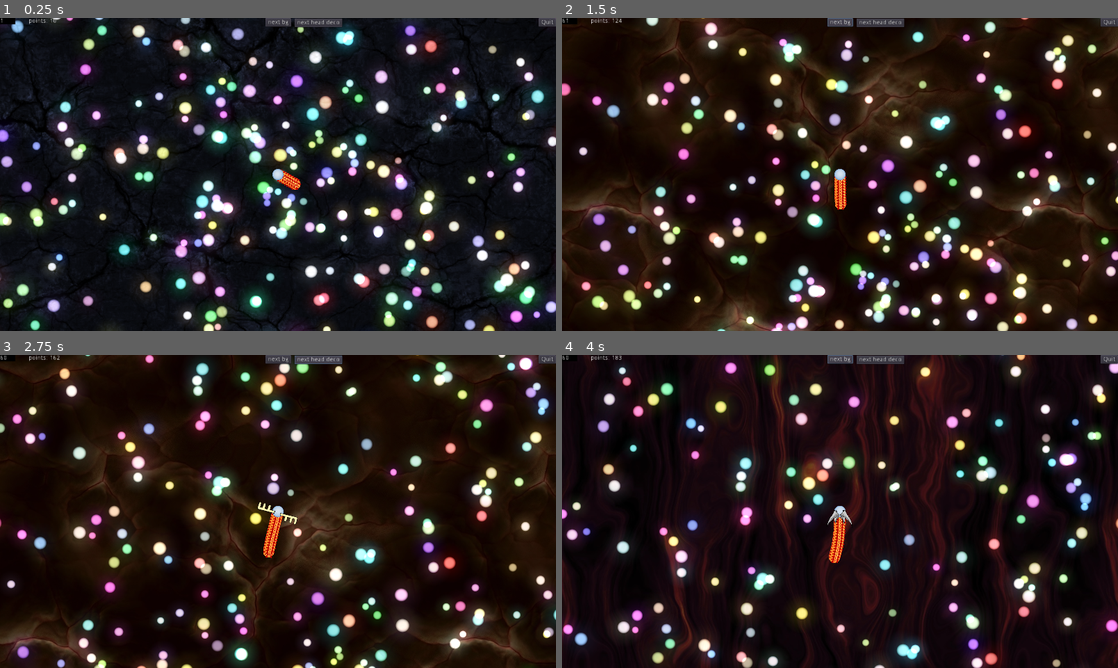
Above: before the commit, frames 1-4 (two rows, left to right).
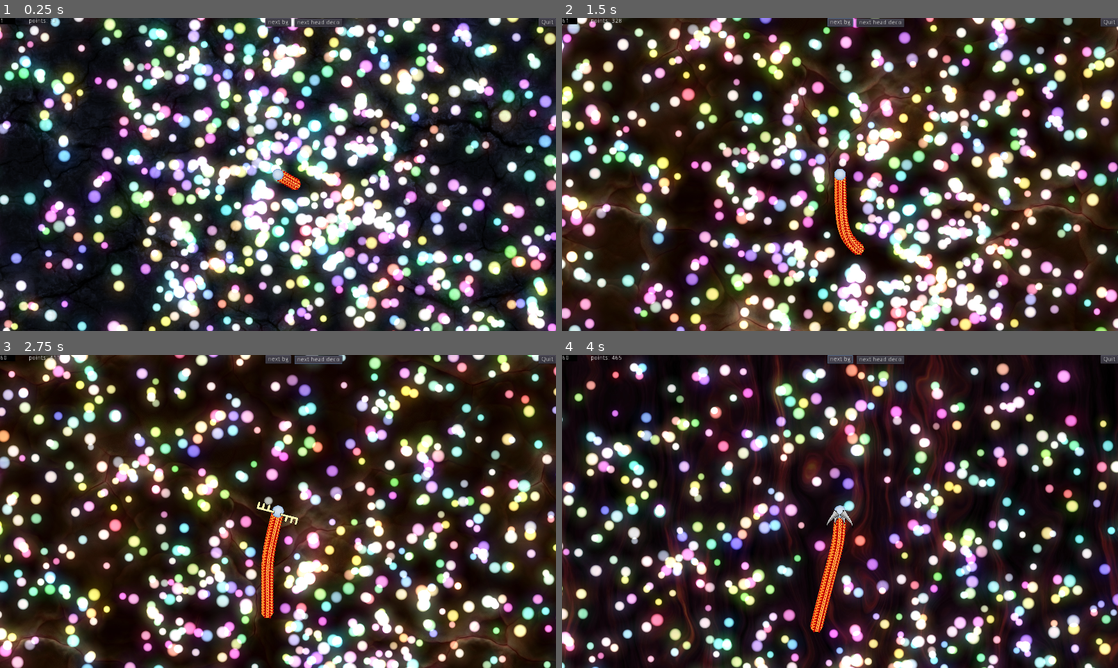
Above: after the commit, the same moments.

Repository: PostPollux/wriggly-worms
Game: Godot game, scene res://game.tscn
Two runs of this game, one before a commit and one after it. Both use one fixed random seed, a clock stepped at 60 frames per second and the inputs below. The engine's default icon, where the game draws it, is replaced by a stand-in: a white triangle on a blue panel in a dark square.
Inputs:
- Up to frame 1 (0.25 s): no input
- Up to frame 2 (1.5 s): click "next bg" at 0.5 s; click "next bg" at 1.25 s
- Up to frame 3 (2.75 s): click "next head deco" at 2 s
- Up to frame 4 (4 s): click "next head deco" at 2.75 s; click "next bg" at 3.5 s

The runs differ from the first frame. In frame 1, 62% of the frame differs, in the area x 0-100%, y 0-100%; in frame 2, 57%; in frame 3, 52%; in frame 4, 45%.

Commit message:
some refactor + prepare worm for config

Diff:
--- a/Debug/DebugOverlay.gd
+++ b/Debug/DebugOverlay.gd
@@ -26,4 +26,4 @@
 
 
 func _on_Button3_pressed() -> void:
-	GameManager.Game.get_node("Worm/ActiveHead/Sprite/DecoSwitcher").activate_next()
+	GameManager.Game.get_node("Worm/Head/Sprite/DecoSwitcher").activate_next()
--- a/Map/Map.gd
+++ b/Map/Map.gd
@@ -6,23 +6,32 @@
 
 ### ONREADY VARIABLES
 onready var MapSwitcher = $MapSwitcher
+onready var AllFood : Node2D = $"AllFood"
 
 ### EXPORTED VARIABLES
 
 ### VARIABLES
-
-var food_start_amount = 2000
-var map_size : int = 5000
+var map_size : int = 2000
 
 
 
 
 # Called when the node enters the scene tree for the first time.
 func _ready() -> void:
+	generate_initial_food(2000)
+
+
+
+func next_background() -> void:
+	MapSwitcher.activate_next()
+
+
+
+func generate_initial_food(amount) -> void:
 
 	var iterator : int = 0
 
-	for i in range(0, food_start_amount):
+	for i in range(0, amount):
 
 		if iterator == 0:
 			add_food_at_random_position_radial_simple()
@@ -30,11 +39,6 @@
 			add_food_at_random_position_square()
 
 		iterator = (iterator + 1) % 2
-
-
-func next_background() -> void:
-	MapSwitcher.activate_next()
-
 
 
 # Distribution is not even. There will be more food in the middle then on the periphery
@@ -46,7 +50,7 @@
 
 	Food.position = self.position + random_direction_vector * (randf() * (map_size / 2))
 
-	self.add_child(Food)
+	AllFood.add_child(Food)
 
 
 # Even distribution in a square
@@ -59,6 +63,7 @@
 	self.add_child(Food)
 
 
-# Called every frame. 'delta' is the elapsed time since the previous frame.
-#func _process(delta: float) -> void:
-#	pass
+
+func remove_all_food() -> void:
+	for child in AllFood.get_children():
+		child.queue_free()
--- a/Map/Map.tscn
+++ b/Map/Map.tscn
@@ -79,3 +79,5 @@
 normal_map = ExtResource( 11 )
 region_enabled = true
 region_rect = Rect2( 0, 0, 30000, 30000 )
+
+[node name="AllFood" type="Node2D" parent="."]
--- a/Worms/ActiveHead.gd
+++ /dev/null
@@ -1,53 +0,0 @@
-extends Node2D
-
-var Worm : Node2D
-
-var current_speed : float = 0
-var default_speed : float = 3
-var turbo_speed : float = 9
-var acceleration : float = 0.2
-var default_worm_flexibility : float = 5
-var last_movement_vector : Vector2
-var desired_movement_vector : Vector2
-
-onready var camera : Camera2D = $"Camera2D"
-
-signal update_next_segment
-
-
-# Called when the node enters the scene tree for the first time.
-func _ready() -> void:
-	Worm = get_parent()
-	current_speed = default_speed
-	pass # Replace with function body.
-
-
-
-func _process(delta: float) -> void:
-
-	if is_instance_valid(Worm):
-
-		self.scale = Vector2(Worm.current_scale, Worm.current_scale)
-		var cam_zoom : float = 1 + (Worm.current_scale - 1) * 0.2
-		camera.zoom = Vector2(cam_zoom, cam_zoom)
-
-		if Input.is_action_pressed("turbo"):
-			current_speed = min(current_speed + acceleration, turbo_speed)
-		else:
-			current_speed = max(current_speed - acceleration, default_speed)
-
-
-		desired_movement_vector = (get_global_mouse_position() - self.position ).normalized()
-
-		var calculated_movement_vector : Vector2 = (last_movement_vector + ((default_worm_flexibility / Worm.current_scale *2) * 0.01  ) * desired_movement_vector).normalized()
-
-		last_movement_vector = calculated_movement_vector
-
-		self.look_at(self.position + calculated_movement_vector)
-		self.position += calculated_movement_vector * current_speed
-
-		emit_signal("update_next_segment", last_movement_vector * -1)
-
-
-func _on_Area2D_area_entered(area: Area2D) -> void:
-	area.get_parent().connect("just_eaten", get_parent(), "eat_points")
--- /dev/null
+++ b/Worms/Head.gd
@@ -0,0 +1,82 @@
+extends Node2D
+
+var Worm : Node2D
+
+var current_speed : float = 0
+var last_movement_vector : Vector2
+var desired_movement_vector : Vector2
+
+var config_time : float = 0.0
+
+
+
+onready var camera : Camera2D = $"Camera2D"
+
+signal update_next_segment
+
+
+# Called when the node enters the scene tree for the first time.
+func _ready() -> void:
+	Worm = get_parent()
+	current_speed = Worm.default_speed
+	camera.offset = Worm.camera_offset
+
+
+
+func _process(delta: float) -> void:
+
+	if is_instance_valid(Worm):
+
+		match Worm.control_mode:
+
+			# controlled by you
+			"player":
+
+				self.scale = Vector2(Worm.current_scale, Worm.current_scale)
+				var cam_zoom : float = 1 + (Worm.current_scale - 1) * 0.2
+				camera.zoom = Vector2(cam_zoom, cam_zoom)
+
+				if Input.is_action_pressed("turbo"):
+					current_speed = min(current_speed + Worm.acceleration, Worm.turbo_speed)
+				else:
+					current_speed = max(current_speed - Worm.acceleration, Worm.default_speed)
+
+
+				desired_movement_vector = (get_global_mouse_position() - self.position ).normalized()
+
+				var calculated_movement_vector : Vector2 = (last_movement_vector + ((Worm.default_worm_flexibility / Worm.current_scale *2) * 0.01  ) * desired_movement_vector).normalized()
+
+				last_movement_vector = calculated_movement_vector
+
+				self.look_at(self.position + calculated_movement_vector)
+				self.position += calculated_movement_vector * current_speed
+
+				emit_signal("update_next_segment", last_movement_vector * -1)
+
+
+			# the movement the worm makes in the config menu
+			"config":
+				config_time += delta
+				self.scale = Vector2(Worm.current_scale, Worm.current_scale)
+				var cam_zoom : float = 1 + (Worm.current_scale - 1) * 0.2
+				camera.zoom = Vector2(cam_zoom, cam_zoom)
+
+				current_speed = max(current_speed - Worm.acceleration, Worm.default_speed)
+
+
+				desired_movement_vector = (Vector2 (10, sin(config_time * 2) * 4)).normalized()
+
+				var calculated_movement_vector : Vector2 = (last_movement_vector + ((Worm.default_worm_flexibility / Worm.current_scale *2) * 0.01  ) * desired_movement_vector).normalized()
+
+				last_movement_vector = calculated_movement_vector
+
+				self.look_at(self.position + calculated_movement_vector)
+				self.position += calculated_movement_vector * current_speed
+
+				emit_signal("update_next_segment", last_movement_vector * -1)
+
+
+
+
+func _on_Area2D_area_entered(area: Area2D) -> void:
+	area.get_parent().connect("just_eaten", get_parent(), "eat_points")
--- a/Worms/ActiveHead.tscn
+++ b/Worms/Head.tscn
@@ -1,17 +1,18 @@
-[gd_scene load_steps=8 format=2]
+[gd_scene load_steps=9 format=2]
 
-[ext_resource path="res://Worms/ActiveHead.gd" type="Script" id=1]
+[ext_resource path="res://Worms/Head.gd" type="Script" id=1]
 [ext_resource path="res://Worms/SegmentTextures/segment_light_blue_256.png" type="Texture" id=2]
 [ext_resource path="res://soft-point-light.png" type="Texture" id=3]
 [ext_resource path="res://NodeSwitcher2D.tscn" type="PackedScene" id=4]
 [ext_resource path="res://Worms/HeadDecorations/antlers_512.png" type="Texture" id=5]
 [ext_resource path="res://Worms/HeadDecorations/horns_512.png" type="Texture" id=6]
+[ext_resource path="res://Worms/HeadDecorations/beard_512.png" type="Texture" id=7]
 
 [sub_resource type="CapsuleShape2D" id=1]
 radius = 14.5494
 height = 7.39053
 
-[node name="ActiveHead" type="Node2D"]
+[node name="Head" type="Node2D"]
 script = ExtResource( 1 )
 
 [node name="Light2D" type="Light2D" parent="."]
@@ -53,11 +54,19 @@
 texture = ExtResource( 5 )
 
 [node name="Horns" type="Sprite" parent="Sprite/DecoSwitcher"]
+visible = false
 modulate = Color( 0.819608, 0.819608, 0.819608, 1 )
 position = Vector2( 1.19232, 157.62 )
 scale = Vector2( 1.16382, 1.43501 )
 z_index = 4096
 texture = ExtResource( 6 )
+
+[node name="Beard" type="Sprite" parent="Sprite/DecoSwitcher"]
+modulate = Color( 0.862745, 0.862745, 0.862745, 1 )
+position = Vector2( -2.35608, -58.7476 )
+scale = Vector2( 0.678415, 0.563102 )
+z_index = 4096
+texture = ExtResource( 7 )
 
 [node name="Camera2D" type="Camera2D" parent="."]
 current = true
--- a/Worms/Segment.gd
+++ b/Worms/Segment.gd
@@ -22,12 +22,19 @@
 
 func update_segment(motion_vec_from_prev_segment):
 
+	# set scale
+	self.scale = Vector2(Worm.current_scale, Worm.current_scale)
+
+	# set rotation
+	if Worm.worm_3d_rotate_effect:
+		pass # doing nothing to the segment rotation will result in a cool 3d effect
+	else:
+		self.look_at(PreviousSegment.position)
+
+
 	if distance_correct:
 
 		var pos_before_moving : Vector2 = self.position
-
-		# set scale
-		self.scale = Vector2(Worm.current_scale, Worm.current_scale)
 
 		# set position
 		var vec_from_prev_segment_to_self : Vector2 = (self.position - PreviousSegment.position )
@@ -35,16 +42,24 @@
 		var new_calculated_dir_vec : Vector2 = (vec_from_prev_segment_to_self + motion_vec_from_prev_segment).normalized()
 		self.position = PreviousSegment.position + Worm.worm_segment_distance * Worm.current_scale * new_calculated_dir_vec
 
-		# set rotation
-		if Worm.worm_3d_rotate_effect:
-			pass # doing nothing to the segment rotation will result in a cool 3d effect
-		else:
-			self.look_at(PreviousSegment.position)
+		emit_signal("update_next_segment", (pos_before_moving - self.position))
 
-		emit_signal("update_next_segment", (pos_before_moving - self.position))
 	else:
-		if (PreviousSegment.position - self.position).length() > Worm.worm_segment_distance * Worm.current_scale:
+		if (PreviousSegment.position - self.position).length() >= Worm.worm_segment_distance * Worm.current_scale:
 			distance_correct = true
+
+			var pos_before_moving : Vector2 = self.position
+
+			# set position
+			var vec_from_prev_segment_to_self : Vector2 = (self.position - PreviousSegment.position )
+
+			var new_calculated_dir_vec : Vector2 = (vec_from_prev_segment_to_self + motion_vec_from_prev_segment).normalized()
+			self.position = PreviousSegment.position + Worm.worm_segment_distance * Worm.current_scale * new_calculated_dir_vec
+
+			emit_signal("update_next_segment", (pos_before_moving - self.position))
+
+
+
 
 
 #		if distance_correct:
--- a/Worms/Worm.gd
+++ b/Worms/Worm.gd
@@ -3,23 +3,36 @@
 
 
 var worm_points : float = 10
-var worm_start_segments : int = 10
-var worm_segment_distance : float = 6
-var worm_3d_rotate_effect : bool = true
+export var worm_start_segments : int = 10
+export var worm_segment_distance : float = 6
+export var worm_3d_rotate_effect : bool = true
 
-var worm_scale : float = 1.0
+export var worm_scale : float = 1.0
+export var default_speed : float = 3
+export var turbo_speed : float = 9
+export var acceleration : float = 0.2
+export var default_worm_flexibility : float = 5
 
+export var camera_offset : Vector2 = Vector2(0,0)
+
+# Control mode
+# player: controlled by you
+# lan-player: controlled by someone else
+# ai-player: controlled by the computer
+# config: the movement the worm makes in the config menu
+export var control_mode : String = "player"
 
 
 var LastSegment
 var current_segment_count : int = 0
 var current_scale : float = 1.0
 
-onready var Head = $"ActiveHead"
+onready var Head = $"Head"
 onready var ScaleTween = $"ScaleTween"
 
 # Called when the node enters the scene tree for the first time.
 func _ready() -> void:
+	current_scale = worm_scale
 	LastSegment = Head
 
 	for i in range(0, worm_start_segments):
@@ -28,18 +41,19 @@
 
 func eat_points(points : int) -> void:
 
-	worm_points += points
+	if control_mode != "config":
+		worm_points += points
 
-	worm_scale = 1 + float(worm_points) / 3500
+		worm_scale = 1 + float(worm_points) / 3500
 
-	ScaleTween.interpolate_property(self, "current_scale", current_scale, worm_scale,2.0,Tween.TRANS_CUBIC,Tween.EASE_OUT)
-	ScaleTween.start()
+		ScaleTween.interpolate_property(self, "current_scale", current_scale, worm_scale,2.0,Tween.TRANS_CUBIC,Tween.EASE_OUT)
+		ScaleTween.start()
 
-	var needed_segments = (worm_points / 10) / max(worm_scale, 1)
+		var needed_segments = (worm_points / 10) / max(worm_scale, 1)
 
-	if needed_segments > current_segment_count:
-		for i in range(0, needed_segments - current_segment_count):
-			add_segment()
+		if needed_segments > current_segment_count:
+			for i in range(0, needed_segments - current_segment_count):
+				add_segment()
 
 
 
@@ -53,7 +67,10 @@
 
 	Segment.PreviousSegment = LastSegment
 	Segment.rotation = LastSegment.rotation
-	Segment.position = LastSegment.position
+	if control_mode == "config":
+		Segment.position = LastSegment.position - Vector2(worm_segment_distance * current_scale ,0)
+	else:
+		Segment.position = LastSegment.position
 	Segment.get_node("Sprite").z_index = LastSegment.get_node("Sprite").z_index - 1
 
 	self.add_child(Segment)
--- a/Worms/Worm.tscn
+++ b/Worms/Worm.tscn
@@ -1,6 +1,6 @@
 [gd_scene load_steps=3 format=2]
 
-[ext_resource path="res://Worms/ActiveHead.tscn" type="PackedScene" id=2]
+[ext_resource path="res://Worms/Head.tscn" type="PackedScene" id=2]
 [ext_resource path="res://Worms/Worm.gd" type="Script" id=3]
 
 [node name="Worm" type="Node2D"]
@@ -8,4 +8,4 @@
 
 [node name="ScaleTween" type="Tween" parent="."]
 
-[node name="ActiveHead" parent="." instance=ExtResource( 2 )]
+[node name="Head" parent="." instance=ExtResource( 2 )]
Binary file added: Worms/HeadDecorations/beard_1024.png
Not shown, added: Worms/HeadDecorations/beard_1024.png.import
Binary file added: Worms/HeadDecorations/beard_512.png
Not shown, added: Worms/HeadDecorations/beard_512.png.import
